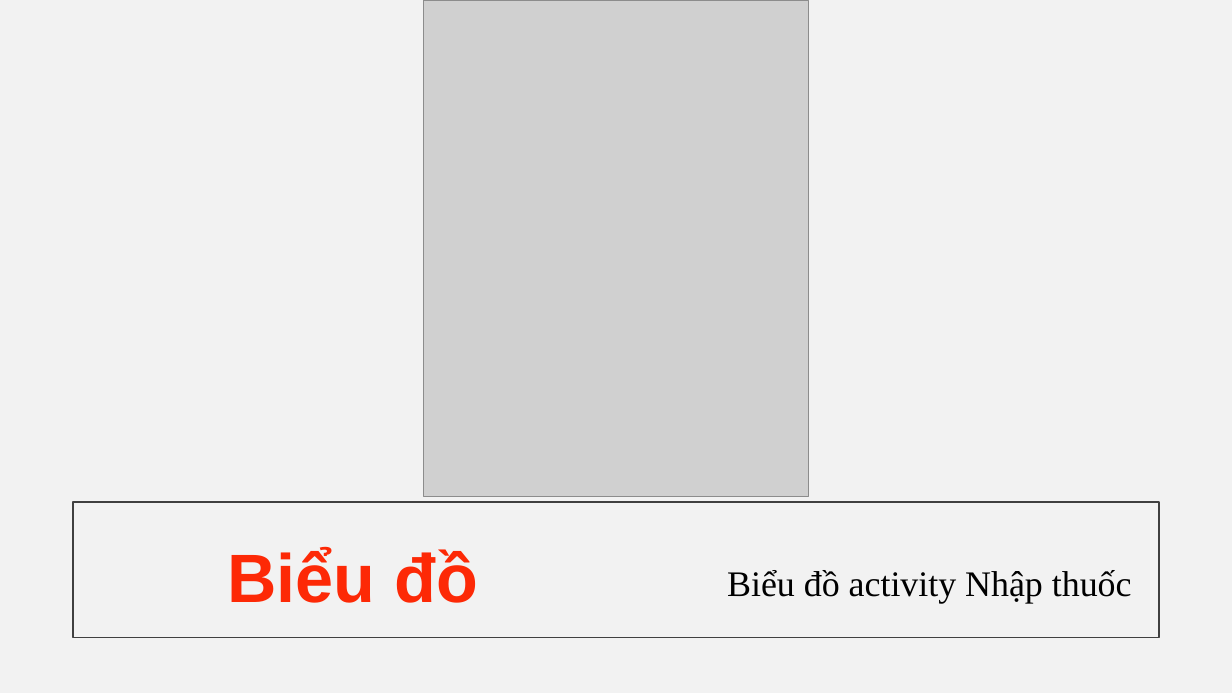
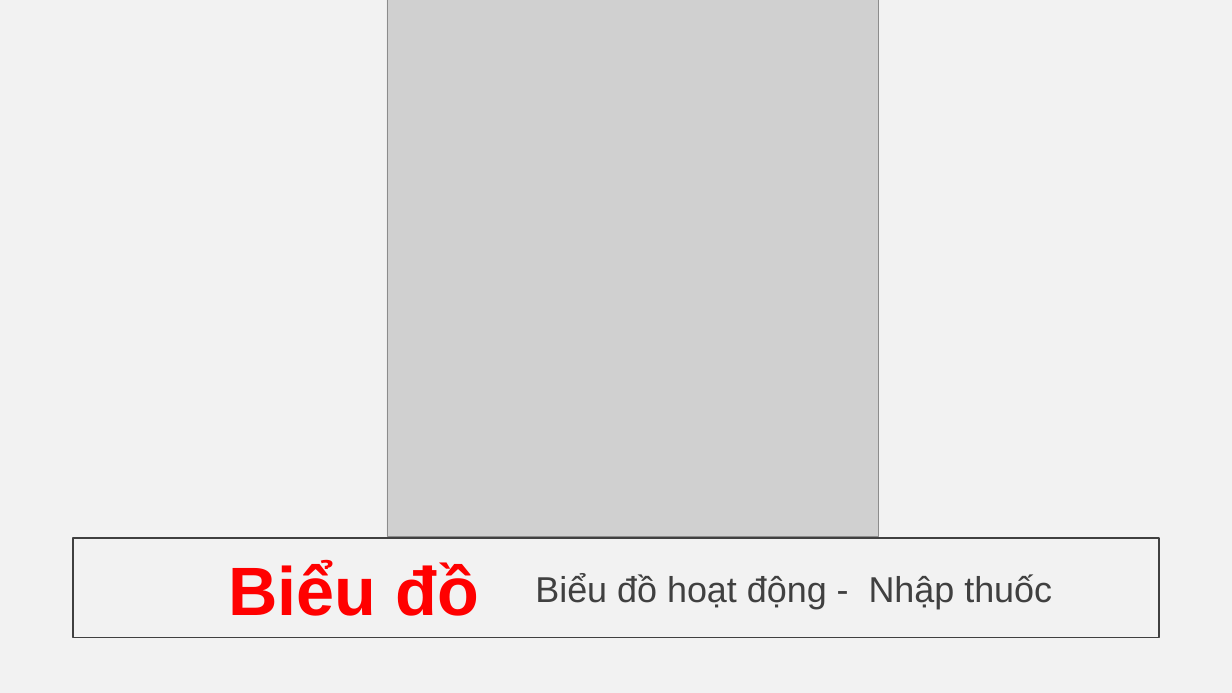
Before and after one commit to Linkadi98/Software-Requirement-Analystic, a slide deck: slide 21 of BTL.pptx. Drawn at 1232x693 pixels with LibreOffice and Linux fonts; fonts in the diff are those of the drawing; grey boxes stand for pictures; background and template pictures are left out. Boxes give left, top, right and bottom in pixels: in the first picture for what was removed or moved away, otherwise in the second. Text is boxed around its words. In the diff, an @@ line names an element or a change of style, - is before the commit and + after.

```diff
--- a/BTL.pptx
+++ b/BTL.pptx
@@ picture: place and size @@
-picture at [423, 0, 809, 496]
+picture at [387, 0, 879, 537]
@@ rectangle: place and size @@
-rectangle at [73, 502, 1160, 638]
+rectangle at [73, 538, 1160, 638]
@@ text "Biểu đồ": place and size @@
-text "Biểu đồ" at [227, 548, 478, 603]
+text "Biểu đồ" at [228, 560, 479, 616]
@@ text "Biểu đồ" at [228, 560, 479, 616]: text colour #FD2906 to #FF0000 @@
@@ text "Biểu đồ hoạt động - ..." at [535, 574, 1052, 609]: vertical alignment top to middle @@
@@ text at [535, 574, 1052, 609]: text changed; font Times New Roman to Arial; text colour #000000 to #404040 @@
-Biểu đồ activity Nhập thuốc
+Biểu đồ hoạt động - Nhập thuốc
```
Also in this commit, not shown: 18 other slides changed, 2 other files.
